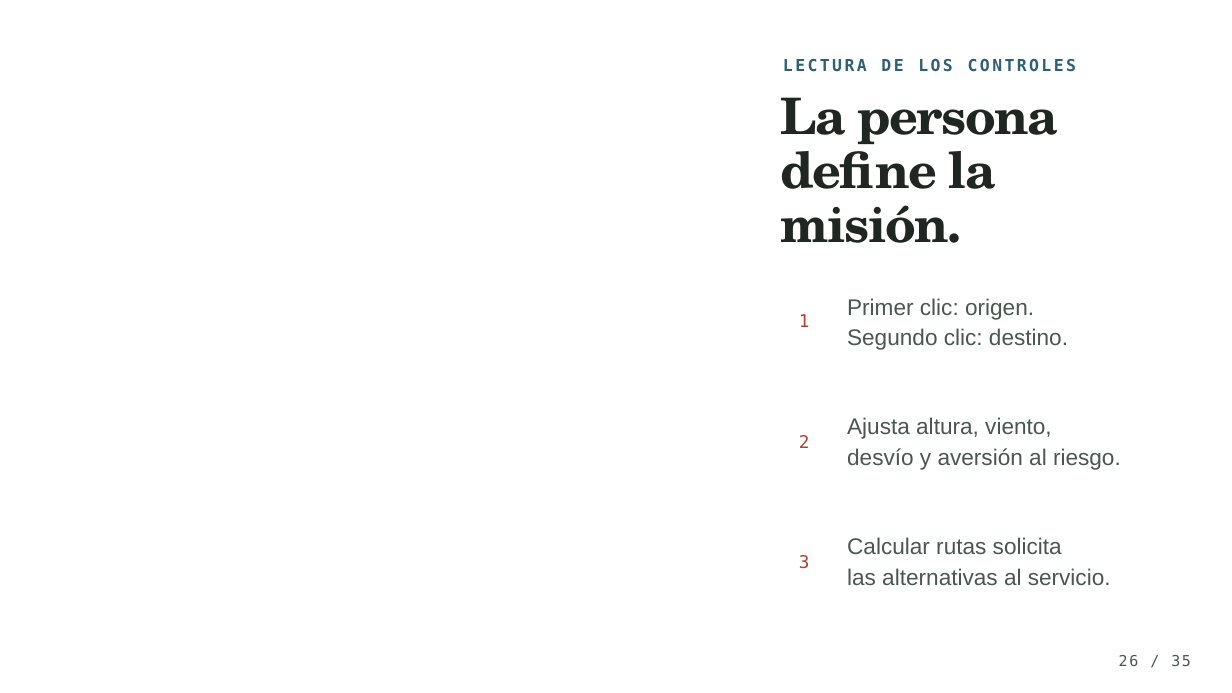
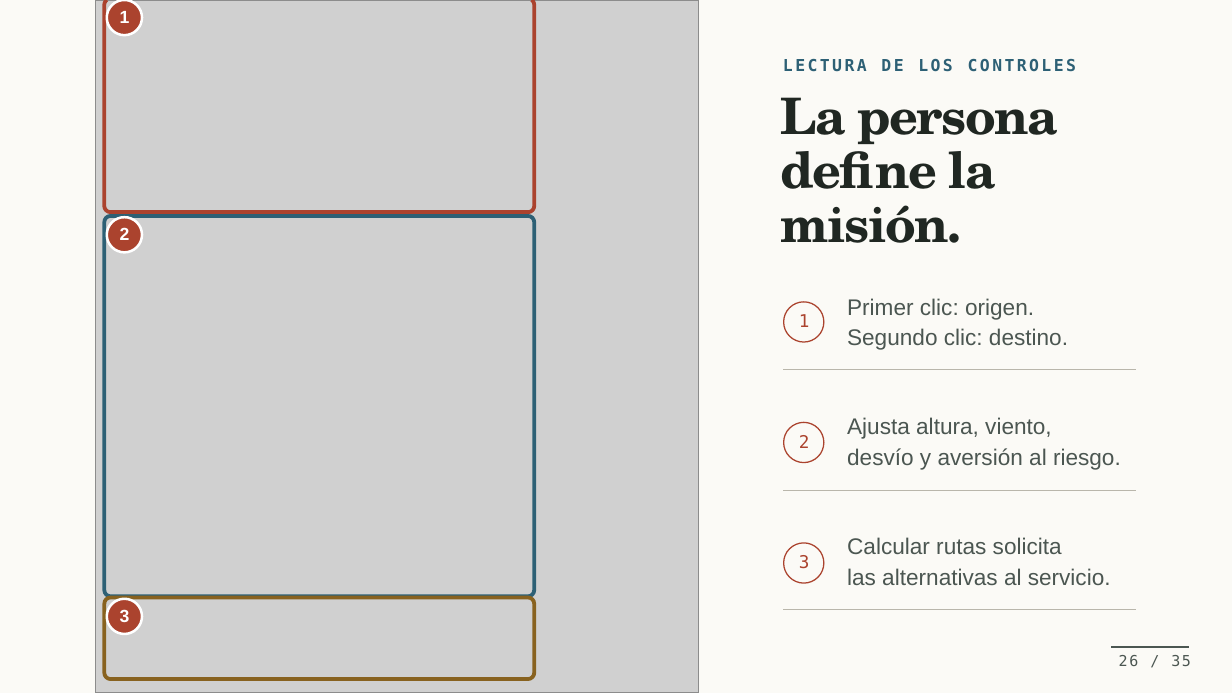
Before and after one commit to Aropoint/AlgoritmosRuteo, a slide deck: slide 26 of 05_T2/Cuando un tramo se bloquea.pptx. Drawn at 1232x693 pixels with LibreOffice and Linux fonts; fonts in the diff are those of the drawing; grey boxes stand for pictures; background and template pictures are left out. Boxes give left, top, right and bottom in pixels: in the first picture for what was removed or moved away, otherwise in the second. Text is boxed around its words. In the diff, an @@ line names an element or a change of style, - is before the commit and + after.

```diff
--- a/05_T2/Cuando un tramo se bloquea.pptx
+++ b/05_T2/Cuando un tramo se bloquea.pptx
@@ background picture (left out) to #FBFAF6 @@
@@ freeform shape added at (96,0,700,692), fill #FFFFFF @@
@@ picture added at (96,0,700,692) @@
@@ freeform shape added at (105,0,535,212), outline #AB432E 2.2 pt @@
@@ freeform shape added at (107,0,143,36), fill #AB432E, outline #FFFFFF 1.47 pt @@
@@ freeform shape added at (105,216,535,596), outline #2D6075 2.2 pt @@
@@ freeform shape added at (107,217,143,253), fill #AB432E, outline #FFFFFF 1.47 pt @@
@@ freeform shape added at (784,302,824,583), outline #AB432E 0.74 pt @@
@@ freeform shape added at (784,370,1137,611), fill #B9B6AB @@
@@ freeform shape added at (105,598,535,679), outline #88621F 2.2 pt @@
@@ freeform shape added at (107,599,143,634), fill #AB432E, outline #FFFFFF 1.47 pt @@
@@ freeform shape added at (1111,647,1189,648), fill #4B5651 @@
```
Also in this commit, not shown: 30 other slides changed, 12 other files.
